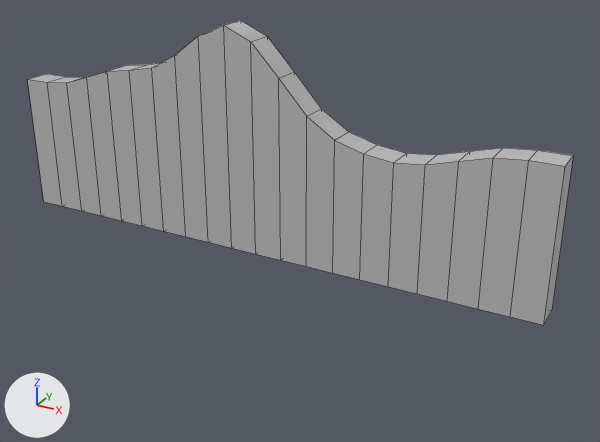
The FBX model StarCatcherGame/Assets/Landscapes/FBX Land/B_1.fbx, before and after one commit.
The view is the same before and after, from a camera (50 mm lens) standing at (0.279, -0.454, 0.255) and looking at (0.027, 0.005, 0.025). The lights are fixed; the arrows at lower left show +X, +Y and +Z. Mesh edges are drawn as thin lines. Where no turn or scale is listed for an object, it has been applied to the vertices.
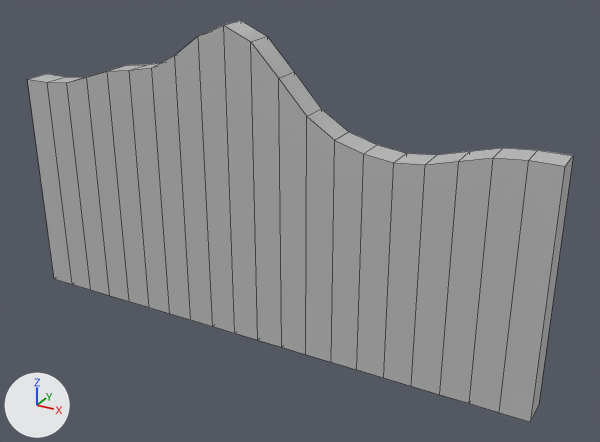
Location of each change, (x1, y1, x2, y2) in pixels of the pictures (600 x 442 px; the box of a moved part takes in the faces that stretch with it):
'pCube1', reshaped (32% taller)
    before: (28, 20, 573, 325)
    after: (28, 20, 573, 422)
part 1 of me_mesh, moved or reshaped
    before: (44, 71, 552, 325)
    after: (44, 71, 552, 422)

The change, as a diff of the scene's bpy script:
```diff
--- a/StarCatcherGame/Assets/Landscapes/FBX Land/B_1.fbx.py
+++ b/StarCatcherGame/Assets/Landscapes/FBX Land/B_1.fbx.py
@@ me_mesh @@
 me_mesh.from_pydata(...)  # 84 vertices, 82 faces; spans x -0.2..0.2, y -0.01..0.01, z -0.05..0.106
 # used by ob_pcube1; location = (0.0, 0.0, 0.05)
+# me_mesh part 1: all 42 vertices in x -0.2..0.2, y -0.01..0.01, z -0.05 are moved by (0.0, 0.0, -0.07)
 me_mesh.materials.append(mat_lambert1)
```
